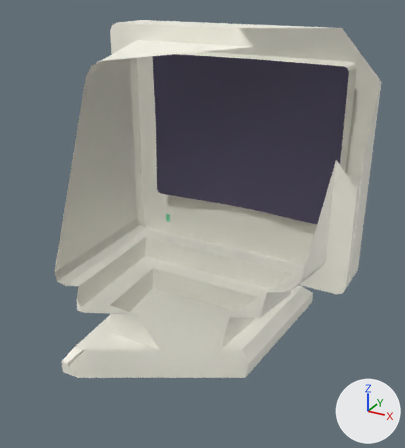
The FBX model Assets/3DModels/CRT/CRT_Monitor.fbx, before and after one commit.
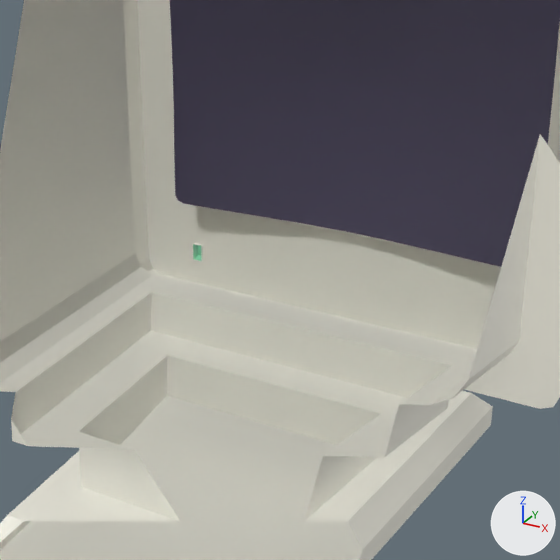
Each version is shown whole from a 50 mm lens placed at (1.076, -1.778, 1.487), pointed at (0.049, 0.09, 0.553), then close up on the part from 18% to 85% of the width and 21% to 82% of the height. Every picture has the same lights, and +X, +Y and +Z are marked at lower right. Everything nearer to the camera than a plane just in front of the edit is cut away.

Objects in the first close-up: 'Monitor', 'Screen'.
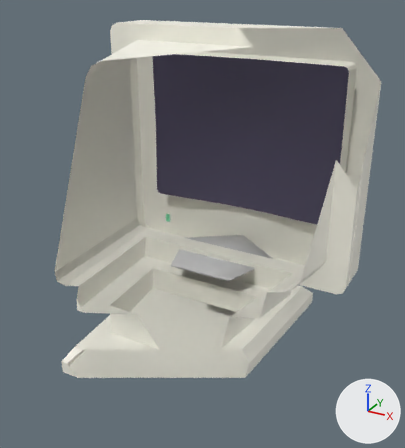
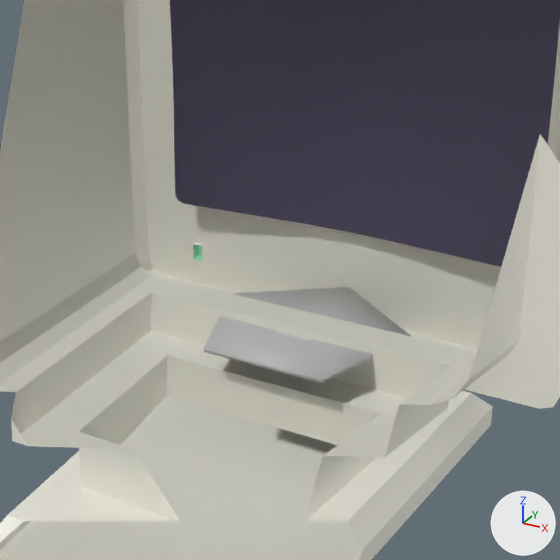
Changed parts and their boxes (x1, y1, x2, y2) in the close-ups (560 x 560 px):
```json
{"object": "PD", "change": "added", "after": [204, 287, 411, 383], "faces in mat_pentagonaldisk (light grey #d4d4d4)": [204, 287, 411, 383]}
```

Edits to the scene script, one JSON object a line:
```json
{"op": "add", "block": "mat_pentagonaldisk", "code": ["mat_pentagonaldisk = principled_material('PentagonalDisk')", "mat_pentagonaldisk.base_color = (0.655, 0.655, 0.655)  # light grey #d4d4d4"]}
{"op": "add", "block": "mat_pentagonaldiskinner", "code": ["mat_pentagonaldiskinner = principled_material('PentagonalDiskInner')", "mat_pentagonaldiskinner.base_color = (0.8, 0.8, 0.8)  # white #e7e7e7"]}
{"op": "add", "block": "me_circle", "code": ["me_circle = bpy.data.meshes.new('Circle')", "me_circle.from_pydata(...)  # 30 vertices, 30 faces; spans x -0.238..0.238, y -0.202..0.25, z -0.022..-0.012", "# faces by material slot: [15, 15]", "me_circle.materials.append(mat_pentagonaldisk)  # light grey #d4d4d4", "me_circle.materials.append(mat_pentagonaldiskinner)  # white #e7e7e7"]}
{"op": "add", "block": "ob_pd", "code": ["ob_pd = bpy.data.objects.new('PD', me_circle)", "ob_pd.location = (0.0, 0.35, 0.3)"]}
```
